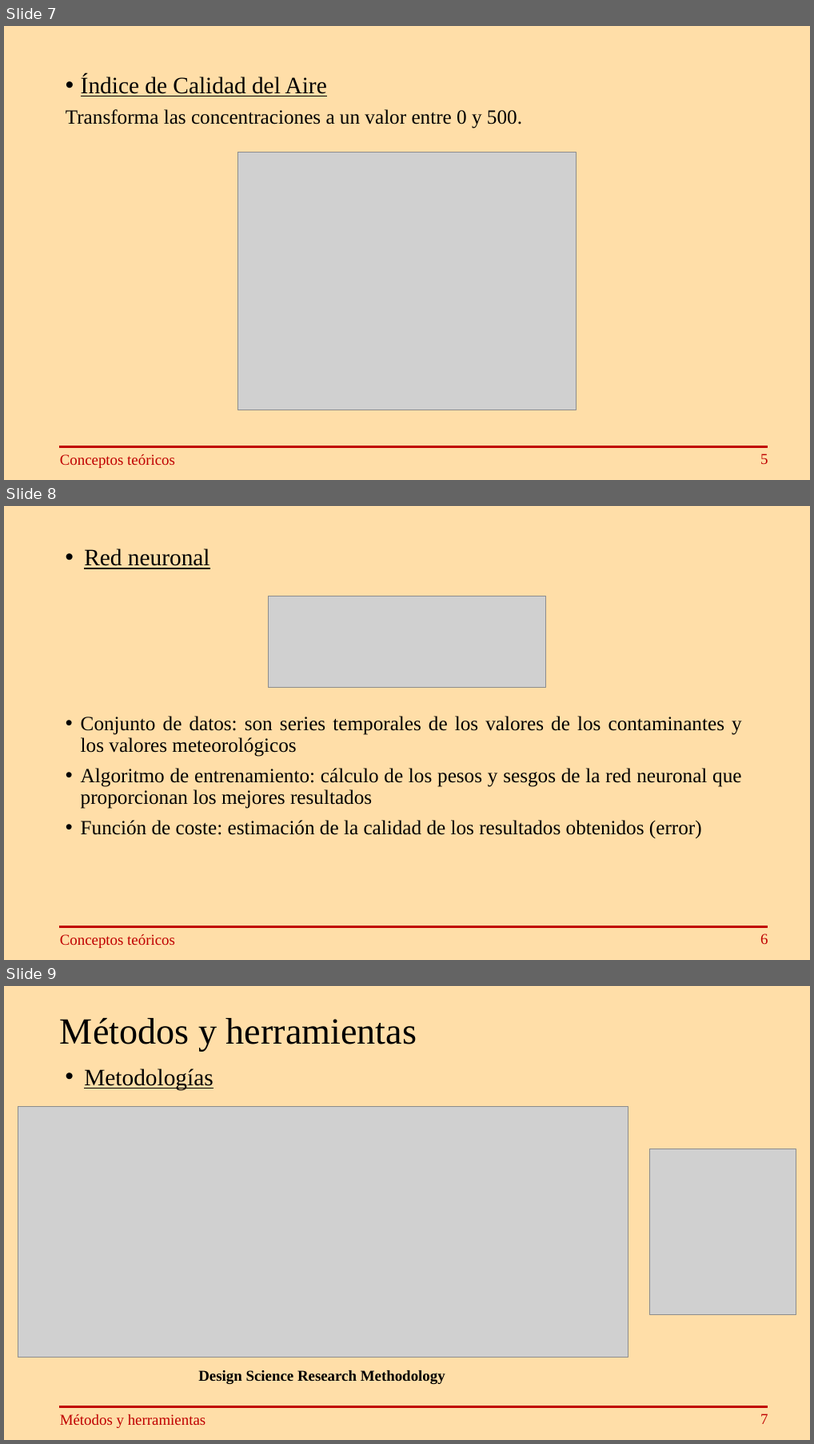
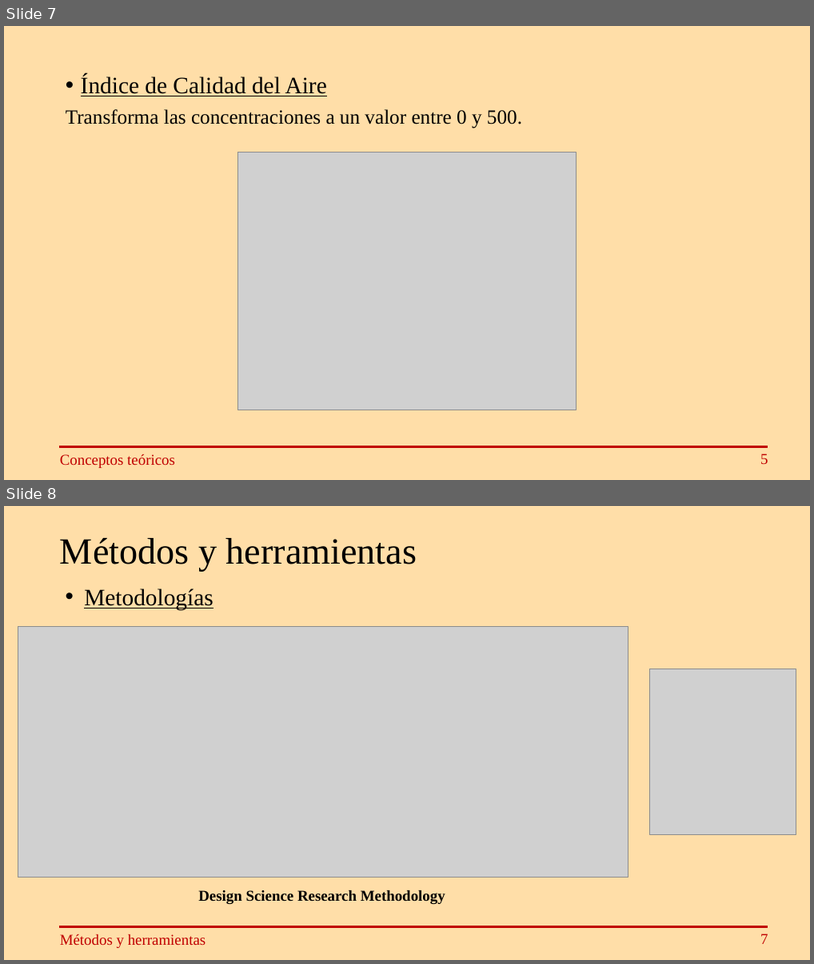
Before and after one commit to IsmaelMira/TFG, a slide deck: PresentacionTFG.pptx. Shown one above the other, each under a label of ours: slides 7, 8 and 9 before the commit, slides 7 and 8 after it. The pictures are 814x1444 and 814x964 pixels, drawn with LibreOffice and Linux fonts; fonts in the diff are those of the drawing; grey boxes stand for pictures. Boxes give left, top, right and bottom in pixels: in the first picture for what was removed or moved away, otherwise in the second. Text is boxed around its words. In the diff, an @@ line names an element or a change of style, - is before the commit and + after.

```diff
--- a/PresentacionTFG.pptx
+++ b/PresentacionTFG.pptx
@@ slide 8 removed at [4, 506, 810, 960], background #FFDEA8 @@
@@ text removed at [84, 548, 210, 569] @@
-• Red neuronal
@@ picture removed at [268, 596, 546, 687] @@
@@ text removed at [81, 716, 742, 838] @@
-• Conjunto de datos: son series temporales de los valores de los contaminantes y los valores meteorológicos
-• Algoritmo de entrenamiento: cálculo de los pesos y sesgos de la red neuronal que proporcionan los mejores resultados
-• Función de coste: estimación de la calidad de los resultados obtenidos (error)
@@ line removed from (60, 927) to (769, 927) @@
@@ text removed at [60, 934, 175, 948] @@
-Conceptos teóricos
@@ text removed at [761, 933, 768, 944] @@
-6
@@ what was slide 9 is now slide 8 @@
```
Also in this commit, not shown: 1 slide changed, 3 other files.
